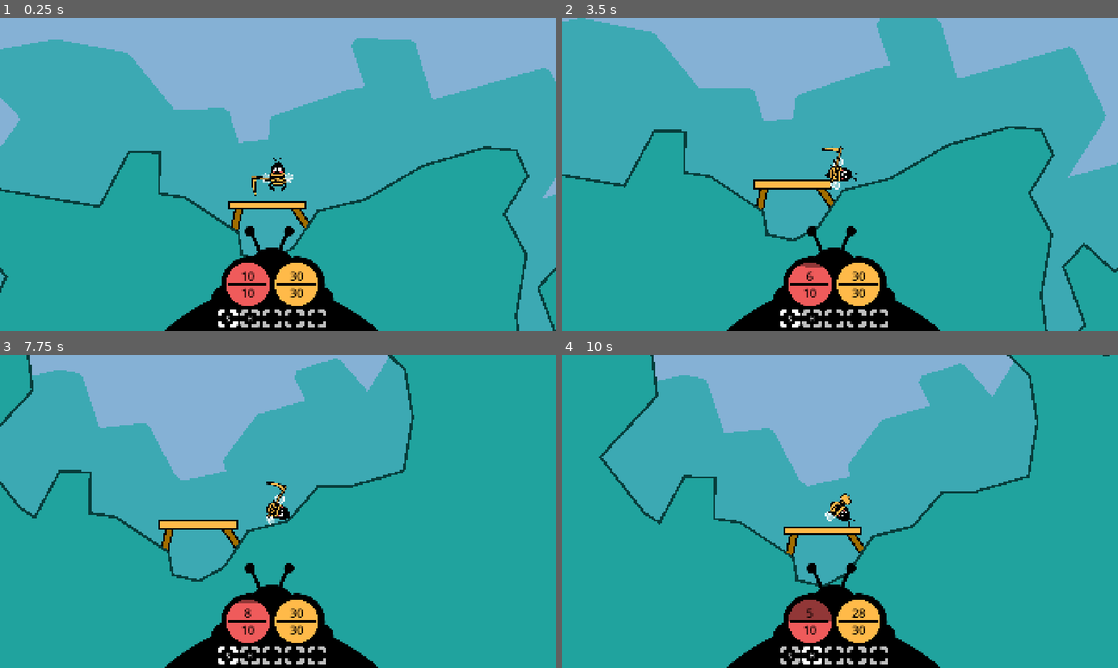
Above: before the commit, frames 1-4 (two rows, left to right).
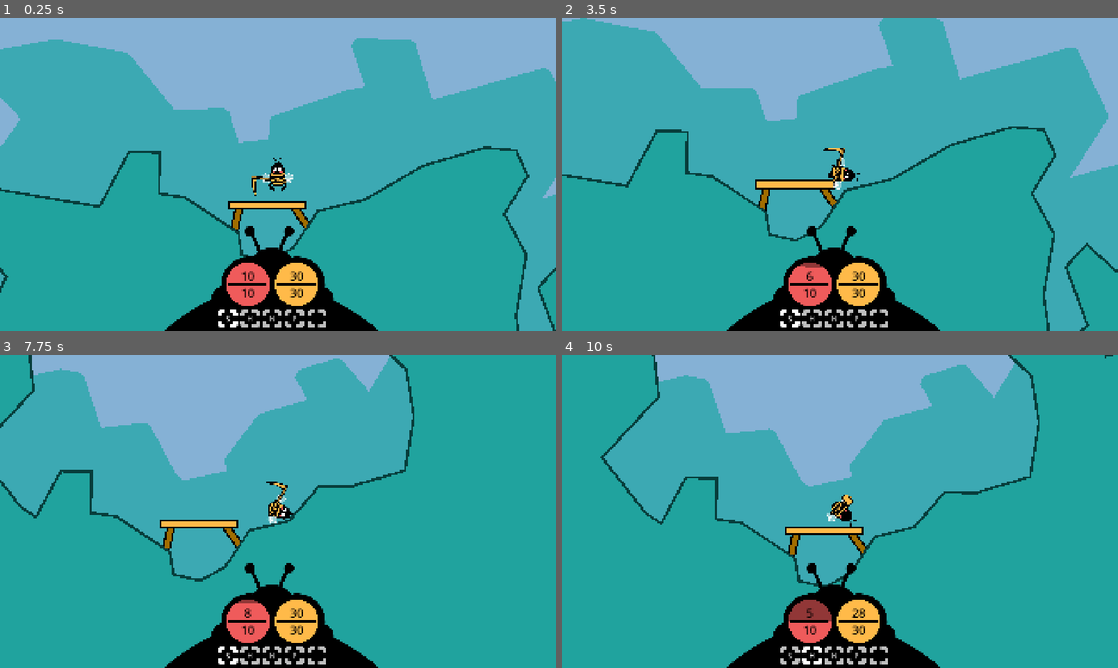
Above: after the commit, the same moments.

Repository: anttihaavikko/slumgum-waggle-dance
Game: Godot game, scene res://Scenes/main.tscn
Two runs of this game, one before a commit and one after it. Both use one fixed random seed, a clock stepped at 60 frames per second and the inputs below.
Inputs (mouse positions are in pixels of both pictures, inside the frame that each line leads up to):
- Up to frame 1 (0.25 s): no input
- Up to frame 2 (3.5 s): tap Enter at 0.5 s; move the mouse to (962, 158) at 0.52 s; hold D (right) 0.53-1.28 s; right-click (962, 158) at 0.6 s; move the mouse to (728, 190) at 1.27 s; hold S (brake) 1.28-2.03 s; right-click (728, 190) at 1.35 s; move the mouse to (895, 105) at 2.02 s; hold D (right) 2.03-2.78 s; click (895, 105) at 2.1 s; right-click (895, 105) at 2.3 s; move the mouse to (812, 237) at 2.77 s; hold W (accelerate) from 2.78 s (still down); tap 1 (slot_1) at 2.85 s; right-click (812, 237) at 3.05 s
- Up to frame 3 (7.75 s): move the mouse to (444, 558) at 3.52 s; release W (accelerate) at 3.53 s; hold A (left) 3.53-5.03 s; tap 2 (slot_2) at 3.6 s; right-click (444, 558) at 3.8 s; move the mouse to (111, 464) at 4.27 s; tap R at 4.35 s; right-click (111, 464) at 4.55 s; move the mouse to (305, 511) at 5.02 s; hold S (brake) 5.03-5.78 s; hold Shift 5.03-5.78 s; right-click (305, 511) at 5.3 s; move the mouse to (194, 433) at 5.77 s; hold D (right) 5.78-6.53 s; tap Alt at 5.85 s; right-click (194, 433) at 6.05 s; move the mouse to (400, 495) at 6.52 s; hold W (accelerate) 6.53-7.28 s; right-click (400, 495) at 6.6 s; move the mouse to (166, 527) at 7.27 s; hold D (right) from 7.28 s (still down); right-click (166, 527) at 7.35 s
- Up to frame 4 (10 s): move the mouse to (895, 442) at 8.02 s; release D (right) at 8.03 s; hold S (brake) 8.03-8.78 s; click (895, 442) at 8.1 s; right-click (895, 442) at 8.3 s; move the mouse to (812, 574) at 8.77 s; hold A (left) 8.78-9.53 s; tap 1 (slot_1) at 8.85 s; right-click (812, 574) at 9.05 s; move the mouse to (1006, 558) at 9.52 s; hold W (accelerate) from 9.53 s (still down); tap 2 (slot_2) at 9.6 s; right-click (1006, 558) at 9.8 s

The runs differ from the first frame. In frame 1, less than 0.1% of the frame differs, in the area x 48-54%, y 95-97%; in frame 2, 2.8%, in the area x 0-100%, y 0-100%; in frame 3, 1.3%; in frame 4, 1.9%.

Commit message:
Flesh out inventory system with items too

Diff:
--- a/Scenes/main.tscn
+++ b/Scenes/main.tscn
@@ -2,8 +2,10 @@
 
 [ext_resource type="Script" uid="uid://c6vi0ajnf67n7" path="res://Scripts/bee.gd" id="1_8gbba"]
 [ext_resource type="Texture2D" uid="uid://dpdpimyenwx77" path="res://Sprites/body.png" id="1_jjgbg"]
+[ext_resource type="Script" uid="uid://cbkdo86lifxj7" path="res://Scripts/item_manager.gd" id="2_3pmx8"]
 [ext_resource type="Script" uid="uid://ova7wngb7x7i" path="res://_Starter/Scripts/camera.gd" id="2_bo1nx"]
 [ext_resource type="Script" uid="uid://do7b18qnf254n" path="res://Scripts/builder.gd" id="2_d1ilt"]
+[ext_resource type="Script" uid="uid://0x44vjlq1u52" path="res://Scripts/item_data.gd" id="3_cbgmd"]
 [ext_resource type="Script" uid="uid://b0fr17vp8abvx" path="res://_Starter/Scripts/dev_restart.gd" id="4_jjvhh"]
 [ext_resource type="Script" uid="uid://d21tebxx08yd3" path="res://_Starter/Scripts/limb_live.gd" id="6_6bp64"]
 [ext_resource type="PackedScene" uid="uid://dxxgw2udie8rg" path="res://_Starter/Scenes/face.tscn" id="7_344ge"]
@@ -15,6 +17,7 @@
 [ext_resource type="Texture2D" uid="uid://bhmy8epeom4i4" path="res://Sprites/hands.png" id="11_b3802"]
 [ext_resource type="Script" uid="uid://c1y4mjr0cxq7s" path="res://Scripts/island.gd" id="11_d1ilt"]
 [ext_resource type="Script" uid="uid://uxu8p38o38ip" path="res://_Starter/Scripts/mover.gd" id="11_h1bgf"]
+[ext_resource type="Texture2D" uid="uid://dg0h4qyt6tjay" path="res://Sprites/item.png" id="12_gt3je"]
 [ext_resource type="Texture2D" uid="uid://sotoeyspthkx" path="res://Sprites/hud-frame.png" id="13_fdnlq"]
 [ext_resource type="Script" uid="uid://bdxalhd66bjh3" path="res://Scripts/hammer.gd" id="13_fevyy"]
 [ext_resource type="Texture2D" uid="uid://cucel30a085ml" path="res://Sprites/held_scythe.png" id="14_pdsj5"]
@@ -22,6 +25,23 @@
 [ext_resource type="Script" uid="uid://dug0iwlcv3ovm" path="res://Scripts/scythe.gd" id="15_ee4r6"]
 [ext_resource type="Script" uid="uid://u88bgweyhdp6" path="res://Scripts/inventory.gd" id="19_hibaj"]
 [ext_resource type="PackedScene" uid="uid://cyin4lknfiopg" path="res://Scenes/slot.tscn" id="20_hibaj"]
+
+[sub_resource type="Resource" id="Resource_1w6v2"]
+script = ExtResource("3_cbgmd")
+id = 1
+title = "Nectar"
+color = Color(1, 0.7294118, 0.28627452, 1)
+sprite = ExtResource("12_gt3je")
+description = "Lorem ipsum."
+metadata/_custom_type_script = "uid://0x44vjlq1u52"
+
+[sub_resource type="Resource" id="Resource_u50mg"]
+script = ExtResource("3_cbgmd")
+id = 1
+title = "Pollen"
+sprite = ExtResource("12_gt3je")
+description = "Pollen ipsum maximus."
+metadata/_custom_type_script = "uid://0x44vjlq1u52"
 
 [sub_resource type="PhysicsMaterial" id="PhysicsMaterial_ee4r6"]
 bounce = 0.5
@@ -145,6 +165,11 @@
 script = ExtResource("4_jjvhh")
 metadata/_custom_type_script = "uid://b0fr17vp8abvx"
 
+[node name="ItemManager" type="Node" parent="." unique_id=1772976029]
+script = ExtResource("2_3pmx8")
+items = Array[ExtResource("3_cbgmd")]([SubResource("Resource_1w6v2"), SubResource("Resource_u50mg")])
+metadata/_custom_type_script = "uid://cbkdo86lifxj7"
+
 [node name="Sky" type="ColorRect" parent="." unique_id=971220568]
 z_index = -50
 offset_left = -30694.0
@@ -176,7 +201,7 @@
 scale = Vector2(0.99999994, 0.99999994)
 script = null
 
-[node name="Bee" type="Node2D" parent="." unique_id=2060944565 node_paths=PackedStringArray("body", "lander", "wings", "inventory", "tools", "hands", "health", "energy")]
+[node name="Bee" type="Node2D" parent="." unique_id=2060944565 node_paths=PackedStringArray("body", "lander", "wings", "inventory", "tools", "hands", "health", "energy", "item", "cam")]
 z_index = 5
 position = Vector2(702, -408)
 script = ExtResource("1_8gbba")
@@ -184,10 +209,12 @@
 lander = NodePath("Lander")
 wings = NodePath("Body/Wing Flap")
 inventory = NodePath("../HUD/Frame/Bar")
-tools = [NodePath("Body/Body Sprite/Hands/Hammer"), NodePath("Body/Body Sprite/Hands/Scythe")]
-hands = NodePath("Body/Body Sprite/Hands/Hands")
+tools = [NodePath("Body/Hands/Hammer"), NodePath("Body/Hands/Scythe")]
+hands = NodePath("Body/Hands/Hands")
 health = NodePath("../HUD/Frame/Health")
 energy = NodePath("../HUD/Frame/Energy")
+item = NodePath("Body/Hands/Item")
+cam = NodePath("Body/Camera")
 
 [node name="Body" type="RigidBody2D" parent="Bee" unique_id=1512123175]
 mass = 0.5
@@ -299,7 +326,41 @@
 texture = ExtResource("9_6iyac")
 flip_h = true
 
-[node name="Hands" type="Node2D" parent="Bee/Body/Body Sprite" unique_id=1805560162]
+[node name="CollisionPolygon2D" type="CollisionPolygon2D" parent="Bee/Body" unique_id=1004588807]
+polygon = PackedVector2Array(-3, -136, 35, -129, 66, -84, 83, 13, 74, 87, 41, 127, 8, 139, -20, 138, -59, 114, -77, 85, -86, 11, -67, -90, -35, -130)
+
+[node name="Camera" type="Camera2D" parent="Bee/Body" unique_id=714120476]
+position = Vector2(1, 0)
+zoom = Vector2(0.3, 0.3)
+script = ExtResource("2_bo1nx")
+metadata/_custom_type_script = "uid://ova7wngb7x7i"
+
+[node name="Lander Joint" type="PinJoint2D" parent="Bee/Body" unique_id=1662152783]
+position = Vector2(-2, 121)
+node_a = NodePath("..")
+node_b = NodePath("../../Lander")
+angular_limit_lower = -0.87266463
+angular_limit_upper = 0.87266463
+
+[node name="Spring Left" type="DampedSpringJoint2D" parent="Bee/Body" unique_id=1192200579]
+position = Vector2(-56, 96)
+node_a = NodePath("..")
+node_b = NodePath("../../Lander")
+length = 20.0
+stiffness = 40.0
+
+[node name="Spring Right" type="DampedSpringJoint2D" parent="Bee/Body" unique_id=1041827361]
+position = Vector2(51, 96)
+node_a = NodePath("..")
+node_b = NodePath("../../Lander")
+length = 20.0
+stiffness = 40.0
+
+[node name="Face" parent="Bee/Body" unique_id=1240513132 instance=ExtResource("7_344ge")]
+position = Vector2(-5, -41)
+scale = Vector2(2.325933, 2.325933)
+
+[node name="Hands" type="Node2D" parent="Bee/Body" unique_id=1805560162]
 position = Vector2(0, 62)
 script = ExtResource("11_h1bgf")
 moves = true
@@ -307,15 +368,21 @@
 single_direction = true
 metadata/_custom_type_script = "uid://uxu8p38o38ip"
 
-[node name="Hands" type="Sprite2D" parent="Bee/Body/Body Sprite/Hands" unique_id=556945472]
+[node name="Item" type="Sprite2D" parent="Bee/Body/Hands" unique_id=391573004]
 visible = false
+position = Vector2(-2.999998, -39.000008)
+scale = Vector2(0.73749995, 0.73749995)
+texture = ExtResource("12_gt3je")
+offset = Vector2(0, 1)
+
+[node name="Hands" type="Sprite2D" parent="Bee/Body/Hands" unique_id=556945472]
 self_modulate = Color(1, 0.7294118, 0.28627452, 1)
 position = Vector2(-1.9999999, 2)
 scale = Vector2(0.99999994, 0.99999994)
 texture = ExtResource("11_b3802")
 offset = Vector2(0, 1)
 
-[node name="Hammer" type="Sprite2D" parent="Bee/Body/Body Sprite/Hands" unique_id=832850319 node_paths=PackedStringArray("builder")]
+[node name="Hammer" type="Sprite2D" parent="Bee/Body/Hands" unique_id=832850319 node_paths=PackedStringArray("builder")]
 visible = false
 self_modulate = Color(1, 0.7294118, 0.28627452, 1)
 position = Vector2(-3, 0)
@@ -323,9 +390,9 @@
 texture = ExtResource("10_k12tt")
 offset = Vector2(-47, 3)
 script = ExtResource("13_fevyy")
-builder = NodePath("../../../../../Platforms")
-
-[node name="Scythe" type="Sprite2D" parent="Bee/Body/Body Sprite/Hands" unique_id=627905351]
+builder = NodePath("../../../../Platforms")
+
+[node name="Scythe" type="Sprite2D" parent="Bee/Body/Hands" unique_id=627905351]
 visible = false
 self_modulate = Color(1, 0.7294118, 0.28627452, 1)
 position = Vector2(-1, -2.0000153)
@@ -333,40 +400,6 @@
 texture = ExtResource("14_pdsj5")
 offset = Vector2(-103.92078, 94.49667)
 script = ExtResource("15_ee4r6")
-
-[node name="CollisionPolygon2D" type="CollisionPolygon2D" parent="Bee/Body" unique_id=1004588807]
-polygon = PackedVector2Array(-3, -136, 35, -129, 66, -84, 83, 13, 74, 87, 41, 127, 8, 139, -20, 138, -59, 114, -77, 85, -86, 11, -67, -90, -35, -130)
-
-[node name="Camera" type="Camera2D" parent="Bee/Body" unique_id=714120476]
-position = Vector2(1, 0)
-zoom = Vector2(0.3, 0.3)
-script = ExtResource("2_bo1nx")
-metadata/_custom_type_script = "uid://ova7wngb7x7i"
-
-[node name="Lander Joint" type="PinJoint2D" parent="Bee/Body" unique_id=1662152783]
-position = Vector2(-2, 121)
-node_a = NodePath("..")
-node_b = NodePath("../../Lander")
-angular_limit_lower = -0.87266463
-angular_limit_upper = 0.87266463
-
-[node name="Spring Left" type="DampedSpringJoint2D" parent="Bee/Body" unique_id=1192200579]
-position = Vector2(-56, 96)
-node_a = NodePath("..")
-node_b = NodePath("../../Lander")
-length = 20.0
-stiffness = 40.0
-
-[node name="Spring Right" type="DampedSpringJoint2D" parent="Bee/Body" unique_id=1041827361]
-position = Vector2(51, 96)
-node_a = NodePath("..")
-node_b = NodePath("../../Lander")
-length = 20.0
-stiffness = 40.0
-
-[node name="Face" parent="Bee/Body" unique_id=1240513132 instance=ExtResource("7_344ge")]
-position = Vector2(-5, -41)
-scale = Vector2(2.325933, 2.325933)
 
 [node name="Lander" type="RigidBody2D" parent="Bee" unique_id=168312675]
 position = Vector2(-2, 133)
@@ -468,7 +501,7 @@
 offset_right = 80.444855
 offset_bottom = 74.89499
 
-[node name="Bar" type="HBoxContainer" parent="HUD/Frame" unique_id=34212200]
+[node name="Bar" type="HBoxContainer" parent="HUD/Frame" unique_id=34212200 node_paths=PackedStringArray("manager")]
 layout_mode = 1
 anchors_preset = 12
 anchor_top = 1.0
@@ -484,3 +517,4 @@
 alignment = 1
 script = ExtResource("19_hibaj")
 slot_prefab = ExtResource("20_hibaj")
+manager = NodePath("../../../ItemManager")
--- a/Scripts/bee.gd
+++ b/Scripts/bee.gd
@@ -8,6 +8,8 @@
 @export var hands: Node2D
 @export var health: HealthDisplay
 @export var energy: HealthDisplay
+@export var item: Sprite2D
+@export var cam: Camera
 
 var thrust = 1.5
 var turning = 1.0
@@ -23,6 +25,8 @@
 	inventory.create_slots(5)
 	inventory.add_equipment(tools[Equipment.Type.Scythe])
 	inventory.add_equipment(tools[Equipment.Type.Hammer])
+	inventory.add_item(Item.Id.Nectar)
+	inventory.add_item(Item.Id.Pollen)
 	inventory.focus(0)
 	current_changed()
 	inventory.changed.connect(current_changed)
@@ -39,11 +43,18 @@
 	var mag = body.linear_velocity.length()
 	var threshold := 200.0
 	if mag > threshold:
-		health.hurt(roundi(mag / threshold))
+		var amt = roundi(mag / threshold)
+		health.hurt(amt)
+		cam.shake(amt * 5, 0.15)
 
 func current_changed():
 	current = inventory.current().equipment
 	hands.visible = not current
+	var i = inventory.current().item
+	item.visible = !!i
+	if i:
+		item.self_modulate = i.data.color
+		item.texture = i.data.sprite
 
 func change_energy(dir: float, limit: float = energy_max):
 	if limit < energy_max and energy_left > limit and dir > 0: return
--- a/Scripts/inventory.gd
+++ b/Scripts/inventory.gd
@@ -1,6 +1,7 @@
 class_name Inventory extends Node
 
 @export var slot_prefab: PackedScene
+@export var manager: ItemManager
 
 var slots: Array[Slot] = []
 var focused := 0
@@ -29,3 +30,6 @@
 
 func add_equipment(eq: Equipment):
 	slots[get_free_slot()].add_equipment(eq)
+
+func add_item(id: Item.Id):
+	slots[get_free_slot()].add_item(manager.items[id])
--- /dev/null
+++ b/Scripts/item.gd
@@ -0,0 +1,15 @@
+class_name Item
+
+enum Id {
+	Nectar,
+	Pollen,
+	Wax,
+	Honey
+}
+
+var data: ItemData
+var amount: int
+
+func _init(dat: ItemData, amt: int = 1) -> void:
+	data = dat
+	amount = amt
--- /dev/null
+++ b/Scripts/item_data.gd
@@ -0,0 +1,7 @@
+class_name ItemData extends Resource
+
+@export var id: Item.Id
+@export var title: String
+@export var color: Color = Color.WHITE
+@export var sprite: Texture2D
+@export_multiline var description: String
--- /dev/null
+++ b/Scripts/item_manager.gd
@@ -0,0 +1,3 @@
+class_name ItemManager extends Node
+
+@export var items: Array[ItemData]
--- a/Scripts/slot.gd
+++ b/Scripts/slot.gd
@@ -3,6 +3,7 @@
 @export var label: RichTextLabel
 
 var equipment: Equipment
+var item: Item
 
 func mark(state: bool):
 	if equipment: equipment.toggle(state)
@@ -12,5 +13,9 @@
 	equipment = eq
 	label.text = eq.name.substr(0, 1)
 
+func add_item(data: ItemData):
+	item = Item.new(data)
+	label.text = data.title.substr(0, 1)
+
 func is_empty() -> bool:
-	return not equipment
+	return not equipment and not item
Not shown, added: Scripts/item.gd.uid
Not shown, added: Scripts/item_data.gd.uid
Not shown, added: Scripts/item_manager.gd.uid
Binary file added: Sprites/item.png
Not shown, added: Sprites/item.png.import
Not shown, changed: Misc/art.afdesign~lock~
